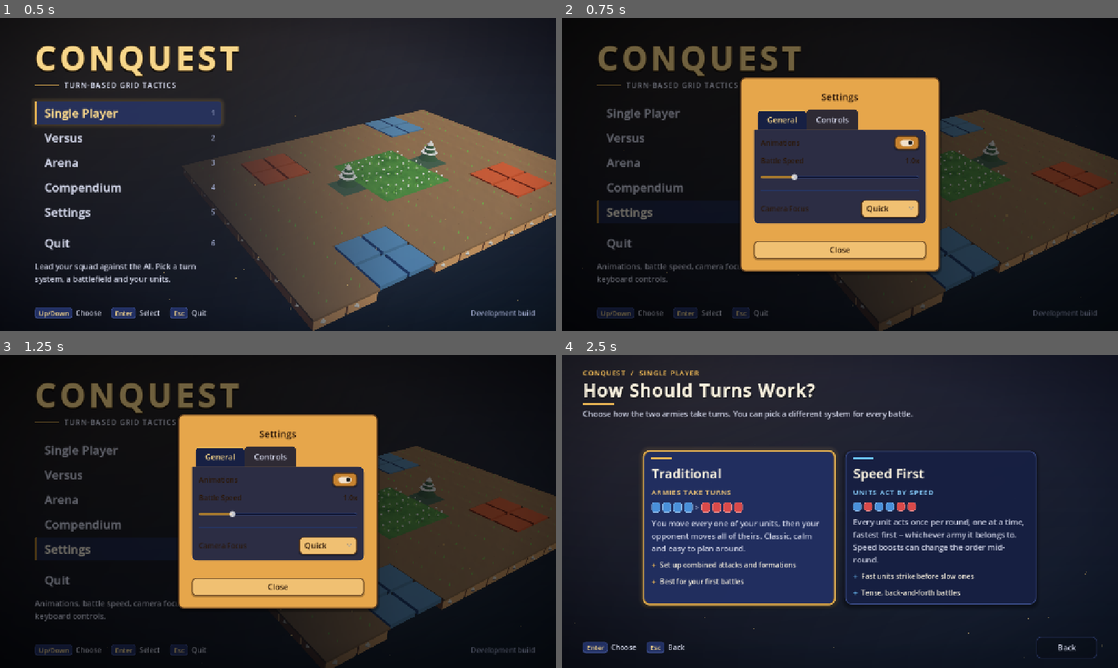
Above: before the commit, frames 1-4 (two rows, left to right).
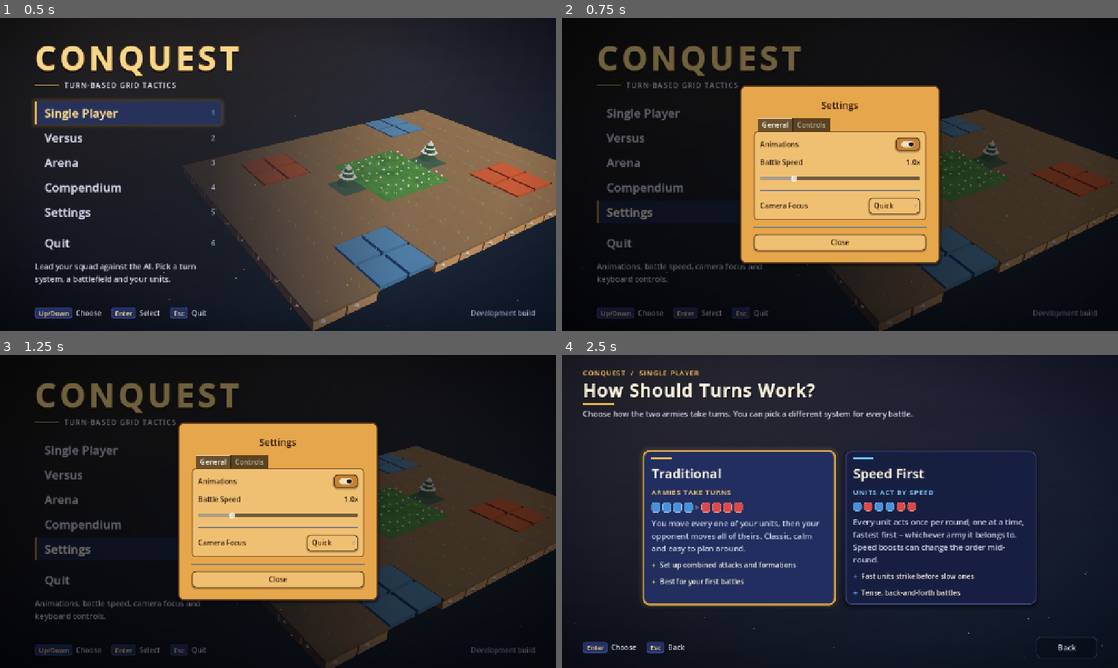
Above: after the commit, the same moments.

Repository: K-ennethA/Conquest
Game: Godot game, scene res://menus/MainMenu.tscn
Two runs of this game, one before a commit and one after it. Both use one fixed random seed, a clock stepped at 60 frames per second and the inputs below.
Inputs:
- Up to frame 1 (0.5 s): no input
- Up to frame 2 (0.75 s): click "Settings" at 0.5 s
- Up to frame 3 (1.25 s): no input
- Up to frame 4 (2.5 s): click "Single Player" at 1.25 s; click "Single Player" at 2 s

Frame 1 is identical in both runs. In frame 2, 14% of the frame differs, in the area x 32-68%, y 18-82%; in frame 3, 14%; in frame 4, less than 0.1%.

Commit message:
Menus: readable Settings overlay on the title screen; before/after screenshots
- Main menu hosts SettingsPanel on its own CanvasLayer (same amber look as in
  battle, not mixed with the menu theme) and gives its tab well a light amber
  plate so the dark-ink rows are readable; focus is trapped in the panel while
  open and Esc / B closes it.
- docs/screenshots/menus: before_*.png (old menus) and after_*.png (new) at
  1280x720, plus a 1080p map picker; .gdignore keeps Godot from importing them.

Co-Authored-By: Claude Opus 5.5 <noreply@anthropic.com>
Claude-Session: https://claude.ai/code/session_0162bpEGUe9eHwfx1BhGZr9d

Diff:
--- a/menus/MainMenu.gd
+++ b/menus/MainMenu.gd
@@ -305,9 +305,25 @@
 
 func _on_settings_pressed() -> void:
 	if _settings_panel == null:
+		# Hosted on its own CanvasLayer so it does NOT inherit the menu theme: it
+		# keeps exactly the amber look (and readable ink-on-amber text) it has in
+		# battle, where it lives on the HUD's CanvasLayer.
+		var layer := CanvasLayer.new()
+		layer.name = "SettingsLayer"
+		layer.layer = 10
+		add_child(layer)
 		_settings_panel = SettingsPanel.new()
 		_settings_panel.name = "SettingsPanel"
-		add_child(_settings_panel)
+		layer.add_child(_settings_panel)
+		# The engine-default tab well is a dark translucent brown under the panel's
+		# dark-ink labels; give it a light amber plate here so every row reads.
+		var tabs := _settings_panel.find_child("Tabs", true, false) as TabContainer
+		if tabs != null:
+			var well := ConquestTheme.plate_box()
+			well.bg_color = ConquestTheme.AMBER_LITE
+			well.border_color = ConquestTheme.BROWN
+			well.set_content_margin_all(14)
+			tabs.add_theme_stylebox_override("panel", well)
 		_settings_panel.visibility_changed.connect(_on_settings_visibility_changed)
 	_settings_panel.open()
 
Not shown, added: docs/screenshots/.gdignore
Binary file added: docs/screenshots/menus/after_ArenaSetup.png
Binary file added: docs/screenshots/menus/after_CharacterSelect.png
Binary file added: docs/screenshots/menus/after_Compendium.png
Binary file added: docs/screenshots/menus/after_GameOver.png
Binary file added: docs/screenshots/menus/after_Lobby_host.png
Binary file added: docs/screenshots/menus/after_MainMenu.png
Binary file added: docs/screenshots/menus/after_MainMenu_settings.png
Binary file added: docs/screenshots/menus/after_MapSelection.png
Binary file added: docs/screenshots/menus/after_MapSelection_1080p.png
Binary file added: docs/screenshots/menus/after_NetworkMultiplayerSetup.png
Binary file added: docs/screenshots/menus/after_TurnSystemSelection.png
(and 6 more such lines)
